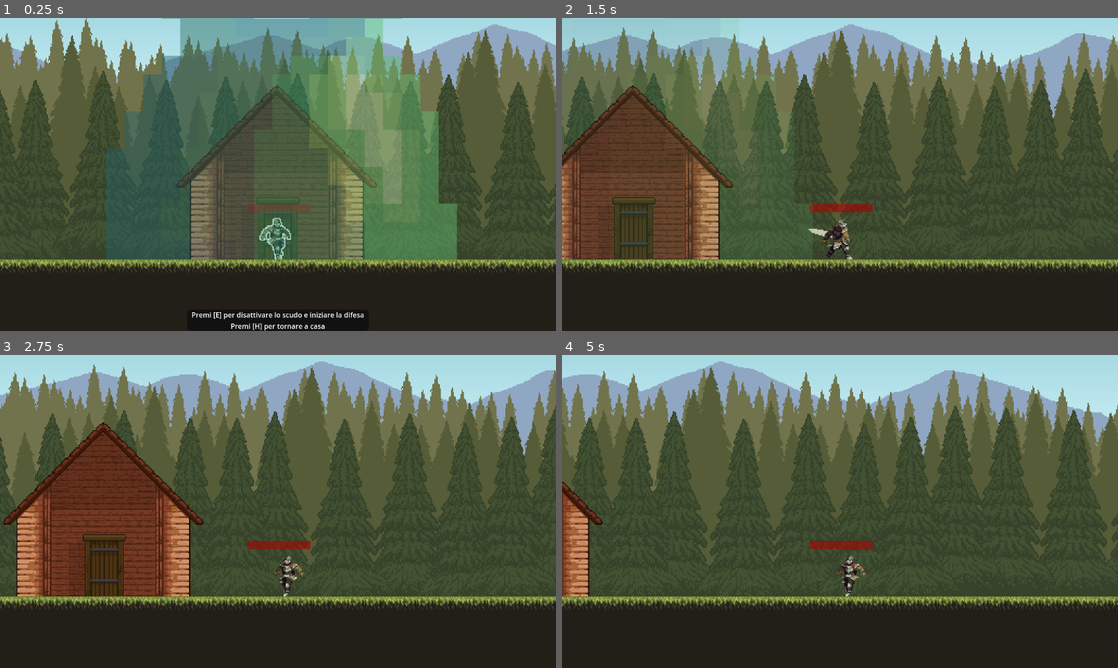
Above: before the commit, frames 1-4 (two rows, left to right).
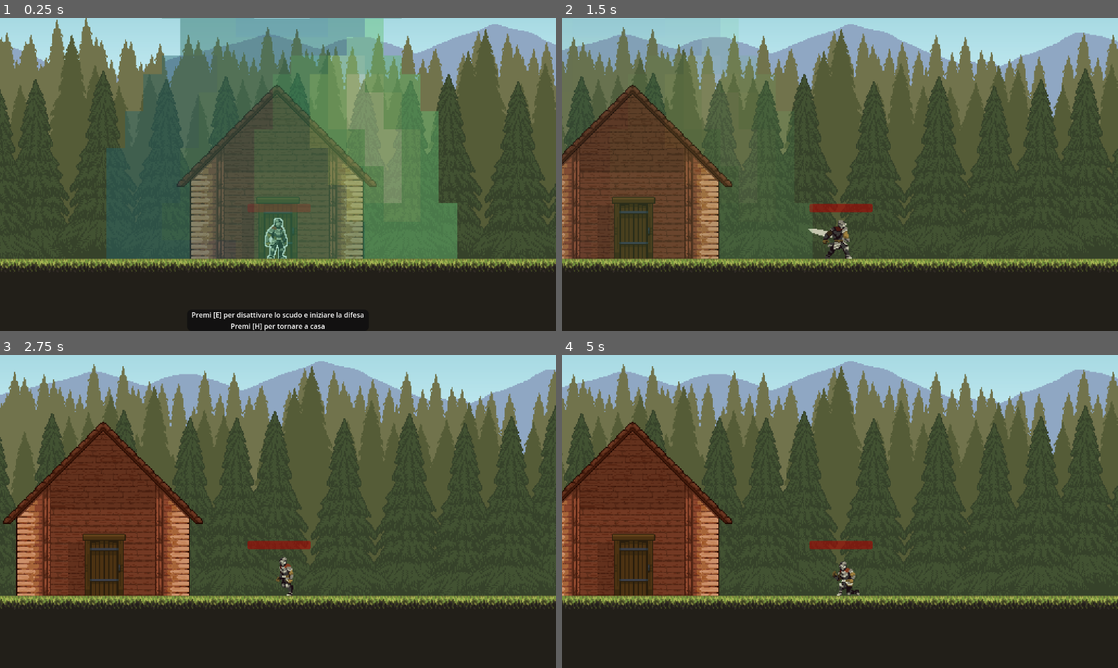
Above: after the commit, the same moments.

Repository: ON1VAS/tesiUni2025
Game: Godot game, scene res://scene/game.tscn
Two runs of this game, one before a commit and one after it. Both use one fixed random seed, a clock stepped at 60 frames per second and the inputs below.
Inputs:
- Up to frame 1 (0.25 s): no input
- Up to frame 2 (1.5 s): tap Enter at 0.5 s; hold D (ui_right) from 0.53 s (still down); tap K (attackfast) at 0.6 s; tap E (ui_accept) at 0.77 s; tap L (attackpesant) at 0.8, 1.35 s
- Up to frame 3 (2.75 s): tap E (ui_accept) at 1.52 s; tap K (attackfast) at 1.55, 2.1 s; release D (ui_right) at 2.03 s; hold A (ui_left) from 2.03 s (still down); tap L (attackpesant) at 2.3 s
- Up to frame 4 (5 s): release A (ui_left) at 2.78 s; hold D (ui_right) 2.78-4.28 s; tap L (attackpesant) at 2.85, 3.8 s; tap E (ui_accept) at 3.02, 3.77, 4.52 s; tap K (attackfast) at 3.05, 4.55 s; hold H (return_home) 3.53-4.28 s; hold A (ui_left) from 4.28 s (still down); tap Shift (roll) at 4.35 s

The runs differ from the first frame. In frame 1, 1.8% of the frame differs, in the area x 0-100%, y 0-81%; in frame 2, 2.8%; in frame 3, 3.5%; in frame 4, 34%, in the area x 0-100%, y 2-82%.

Commit message:
cambiata interazione dei danni del player

Diff:
--- a/DebuffManager.gd
+++ b/DebuffManager.gd
@@ -2,7 +2,7 @@
 
 # Parametri configurabili
 const ENERGY_THRESHOLDS = {
-	"test": 100,
+	"buffplus": 100,
 	"blocco1": 70,
 	"blocco2": 40,
 	"blocco3": 30,
@@ -12,18 +12,22 @@
 var debuff_active = false
 
 func apply_to_player(player):
+	# Reset valori
 	var energia = GlobalStats.energia
-
-	# Reset valori
 	player.speed = 200
 	player.can_roll = true
 	player.can_jump = true
+	if energia < ENERGY_THRESHOLDS["buffplus"]:
+		player.damage = 25
+
 
 	# Debuff 1: rallenta
 	if energia < ENERGY_THRESHOLDS["blocco1"]:
 		player.speed = 150
+		player.damage = 10
 
 	if energia < ENERGY_THRESHOLDS["blocco2"]:
+		player.speed = 100
 		player.can_roll = false
 
 	# Debuff 3: disabilita salto
--- a/provapermodificare/ragno/ragnatela.gd
+++ b/provapermodificare/ragno/ragnatela.gd
@@ -7,7 +7,7 @@
 var level = 1
 var hp = 1
 var speed = 1000
-var damage = 10
+var damage = 10 * DebuffManager.enemy_damage_multiplier()
 var knock_amount = 100
 var attack_size = 1.0
 var bullet_life_time = 2
--- a/scene/cinghiale.gd
+++ b/scene/cinghiale.gd
@@ -203,7 +203,7 @@
 # ===== SEGNALI =====
 func _on_hurtbox_area_entered(area: Area2D):
 	if area.is_in_group("player_weapon") and !is_dead:
-		take_damage(10)
+		take_damage(player.damage)
 
 func _on_incornata_body_entered(body: Node2D):
 	if body.is_in_group("giocatore"):
--- a/script/ape.gd
+++ b/script/ape.gd
@@ -135,7 +135,7 @@
 func _on_hurtbox_area_entered(area: Area2D) -> void:
 	if area.is_in_group("player_weapon") and !is_dead:
 		anim.play("attack")
-		take_damage(10)
+		take_damage(player.damage)
 
 
 func _on_pungiglione_body_entered(body: Node2D) -> void:
--- a/script/golem.gd
+++ b/script/golem.gd
@@ -92,7 +92,7 @@
 	var direction = (player.global_position - global_position).normalized()
 	fireball.direction = direction
 	fireball.speed = ragnatela_attackspeed
-	fireball.damage = 20
+	fireball.damage = 20 * DebuffManager.enemy_damage_multiplier()
 	get_parent().add_child(fireball)
 
 
@@ -117,7 +117,7 @@
 
 func _on_area_2d_area_entered(area: Area2D) -> void:
 	if area.is_in_group("player_weapon"):
-		take_damage(10)
+		take_damage(player.damage)
 
 func _on_player_detection_area_body_entered(body: Node2D) -> void:
 	if body.is_in_group("giocatore"):
--- a/script/golem_pietra.gd
+++ b/script/golem_pietra.gd
@@ -16,6 +16,7 @@
 @onready var animated_sprite: AnimatedSprite2D = $AnimatedSprite2D
 @onready var player_attack_area: Area2D = $PlayerDetectionArea
 @onready var hurtbox: Area2D = $Hurtbox
+@onready var player = get_tree().get_first_node_in_group("giocatore")
 @onready var spike_spawn_point: Marker2D = $SpikeSpawnPoint
 @onready var ray_cast_floor: RayCast2D = $RayCastFloor
 @onready var ray_cast_front: RayCast2D = $RayCastFront
@@ -257,7 +258,7 @@
 		var damage_amount = 10
 		if "damage" in area:
 			damage_amount = area.damage
-		take_damage(damage_amount)
+		take_damage(player.damage)
 
 # --- Funzioni Ausiliarie ---
 
--- a/script/player.gd
+++ b/script/player.gd
@@ -11,6 +11,7 @@
 var currentMaxHealth = MAX_HEALTH
 var health = MAX_HEALTH
 @export var speed = 200
+@export var damage = 10
 var facing_direction = 1  # 1 = destra, -1 = sinistra
 var is_rolling = false
 var is_invincible = false
@@ -43,7 +44,7 @@
 	hitbox_timer.start(props.delay) #si inizia ad attivarlo per la prima volta
 
 	#non viene ancora usato, ma si potrebbe implementare
-	#var damage = 10 #imposta il danno del player
+	#imposta il danno del player
 	#emit_signal("hit_landed", damage) #non viene ancora usato, ma si potrebbe implementare
 
 func _physics_process(delta):
@@ -79,8 +80,6 @@
 	# Salto
 	if Input.is_action_just_pressed("ui_up") and is_on_floor() and can_jump:
 		velocity.y = JUMP_FORCE
-	else:
-		velocity.y = JUMP_FORCE * 0
 
 	if Input.is_action_just_pressed("roll") and is_on_floor() and can_roll:
 		is_rolling = true
--- a/script/slime.gd
+++ b/script/slime.gd
@@ -256,7 +256,7 @@
 # ===== SIGNALS =====
 func _on_hurtbox_area_entered(area: Area2D):
 	if area.is_in_group("player_weapon"):
-		take_damage(damage)
+		take_damage(player.damage)
 
 func _on_slam_hitbox_body_entered(body: Node2D):
 	if body.is_in_group("giocatore") and (jump_state == JumpState.FALLING or is_stuck) and not damage_dealt:
